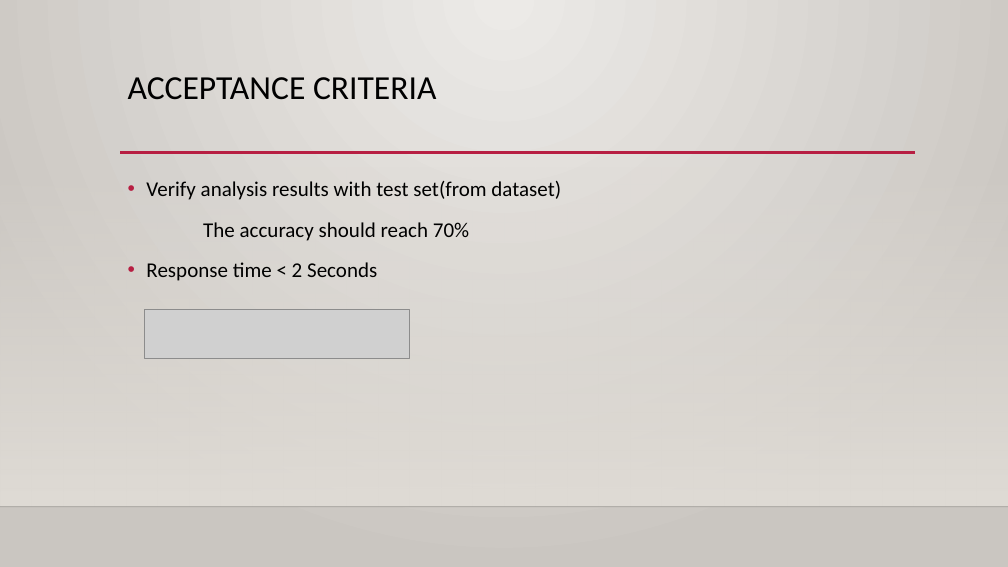
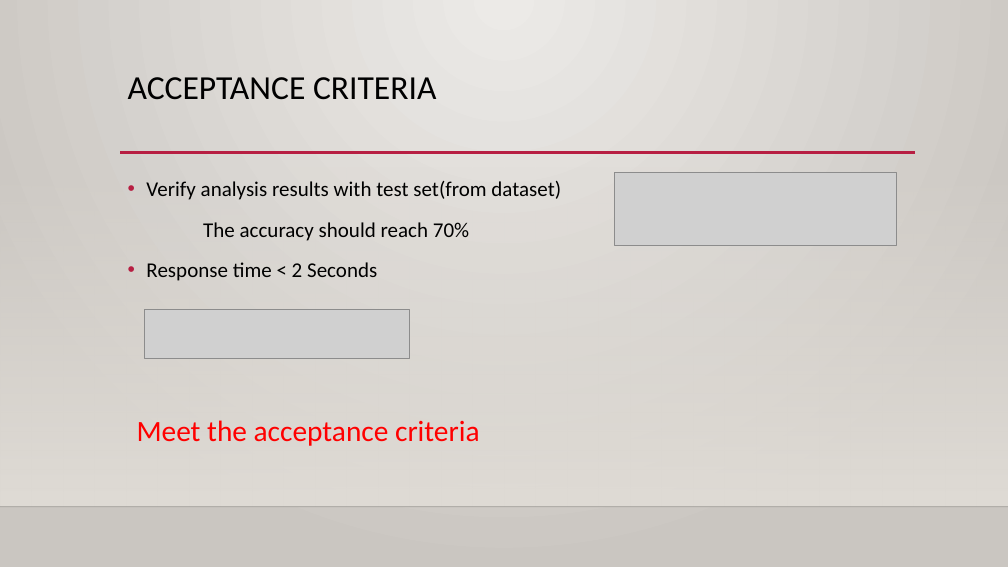
Before and after one commit to MAQI-SHI/CSYE-7200-Final-Project-Team-6, a slide deck: slide 18 of finalPresentation.pptx (slide 17 before the commit). Drawn at 1008x567 pixels with LibreOffice and Linux fonts; fonts in the diff are those of the drawing; grey boxes stand for pictures; background and template pictures are left out. Boxes give left, top, right and bottom in pixels: in the first picture for what was removed or moved away, otherwise in the second. Text is boxed around its words. In the diff, an @@ line names an element or a change of style, - is before the commit and + after.

Commit message:
update ppt

```diff
--- a/finalPresentation.pptx
+++ b/finalPresentation.pptx
@@ picture added at (614,172,896,246) @@
@@ text added at (137,420,480,446), 28 pt, text #FF0000 @@
+Meet the acceptance criteria
```
Also in this commit, not shown: 1 slide added.
